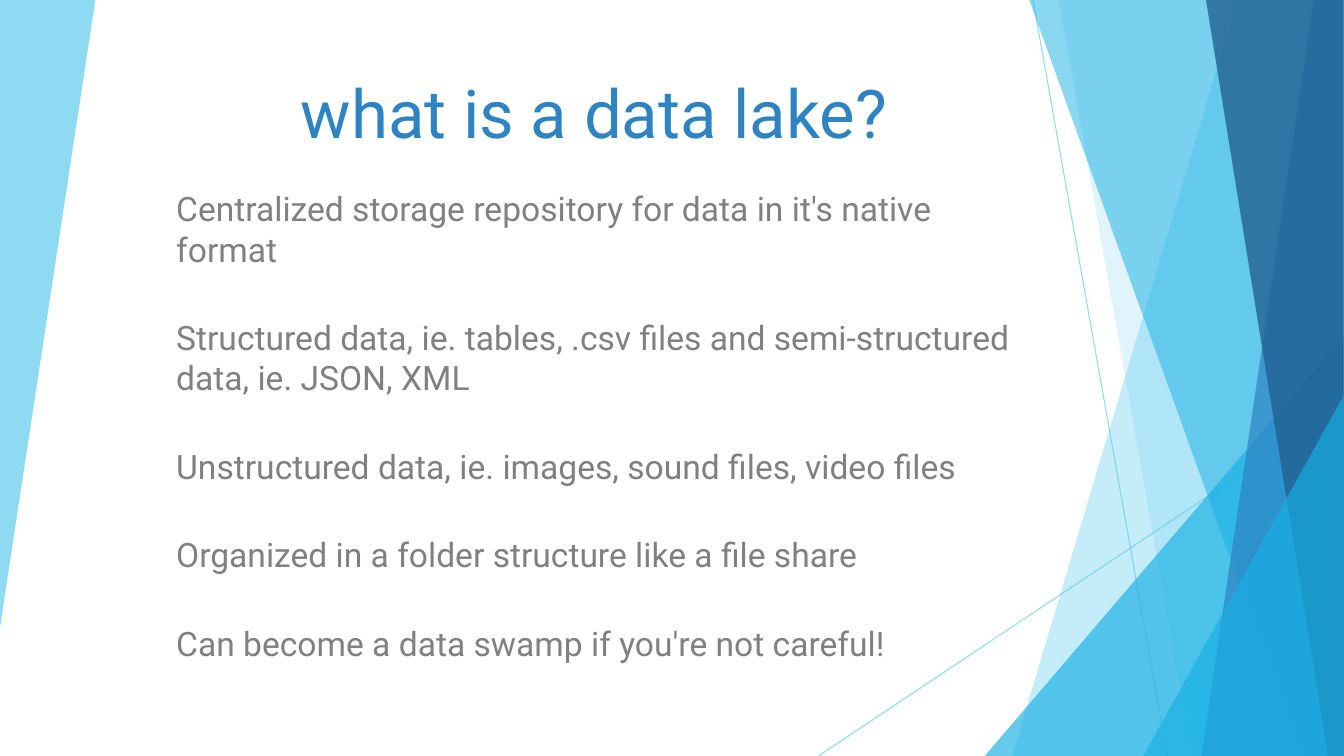
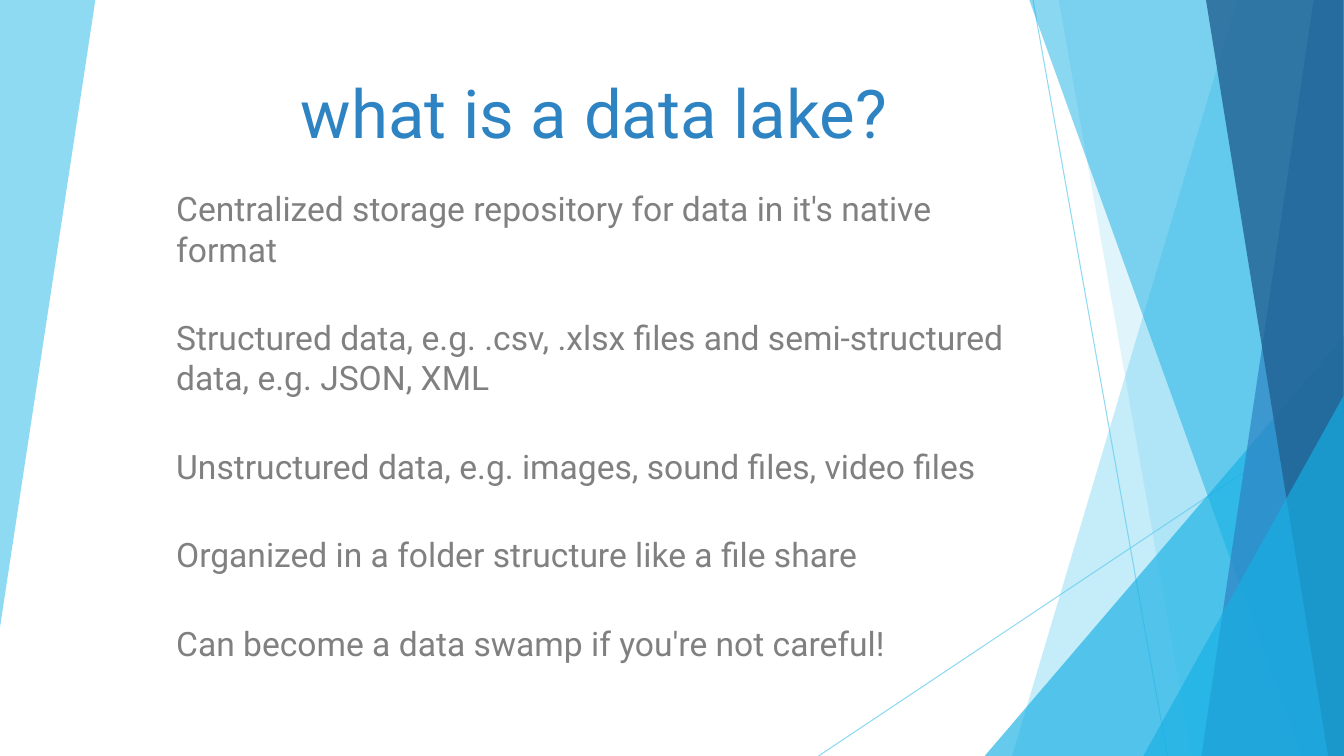
Before and after one commit to DrJekyll325/Presentations, a slide deck: slide 9 of Microsoft Fabric/Demystifying Microsoft Fabric/20260613 - Houston Fabric Day - Demystifying Microsoft Fabric.pptx. Drawn at 1344x756 pixels with LibreOffice and Linux fonts; fonts in the diff are those of the drawing. Boxes give left, top, right and bottom in pixels: in the first picture for what was removed or moved away, otherwise in the second. Text is boxed around its words. In the diff, an @@ line names an element or a change of style, - is before the commit and + after.

```diff
--- a/Microsoft Fabric/Demystifying Microsoft Fabric/20260613 - Houston Fabric Day - Demystifying Microsoft Fabric.pptx
+++ b/Microsoft Fabric/Demystifying Microsoft Fabric/20260613 - Houston Fabric Day - Demystifying Microsoft Fabric.pptx
@@ subtitle at (x1=176, y1=324, x2=1003, y2=486): text changed @@
-Structured data, ie. tables, .csv files and semi-structured data, ie. JSON, XML
-Unstructured data, ie. images, sound files, video files
+Structured data, e.g. .csv, .xlsx files and semi-structured data, e.g. JSON, XML
+Unstructured data, e.g. images, sound files, video files
```
Also in this commit, not shown: 3 other files.
